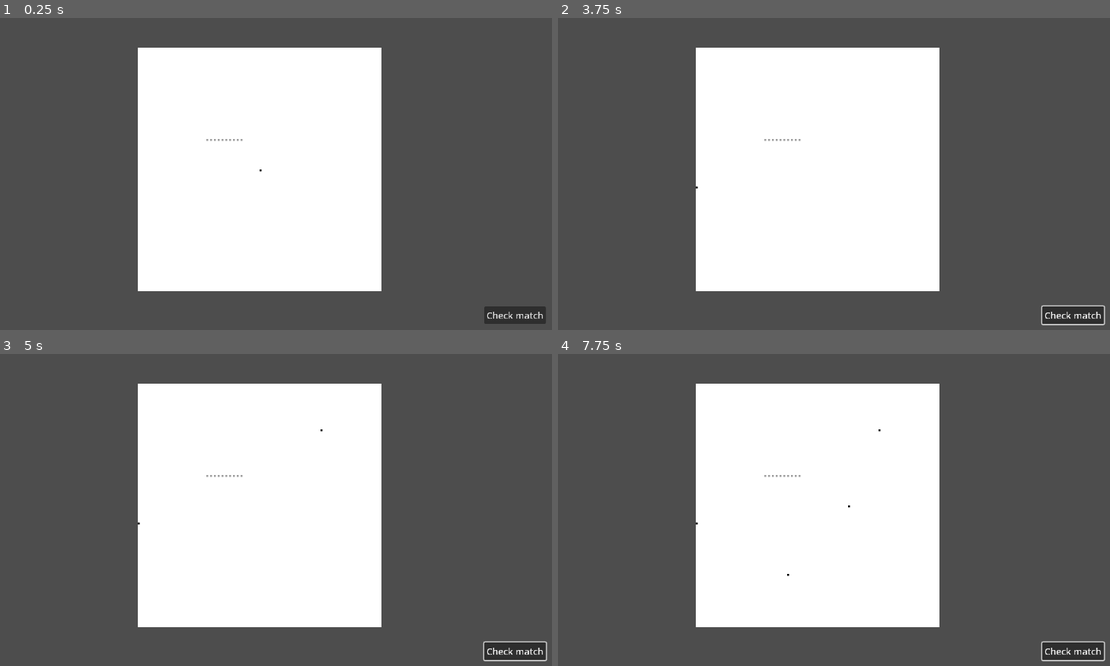
Above: before the commit, frames 1-4 (two rows, left to right).
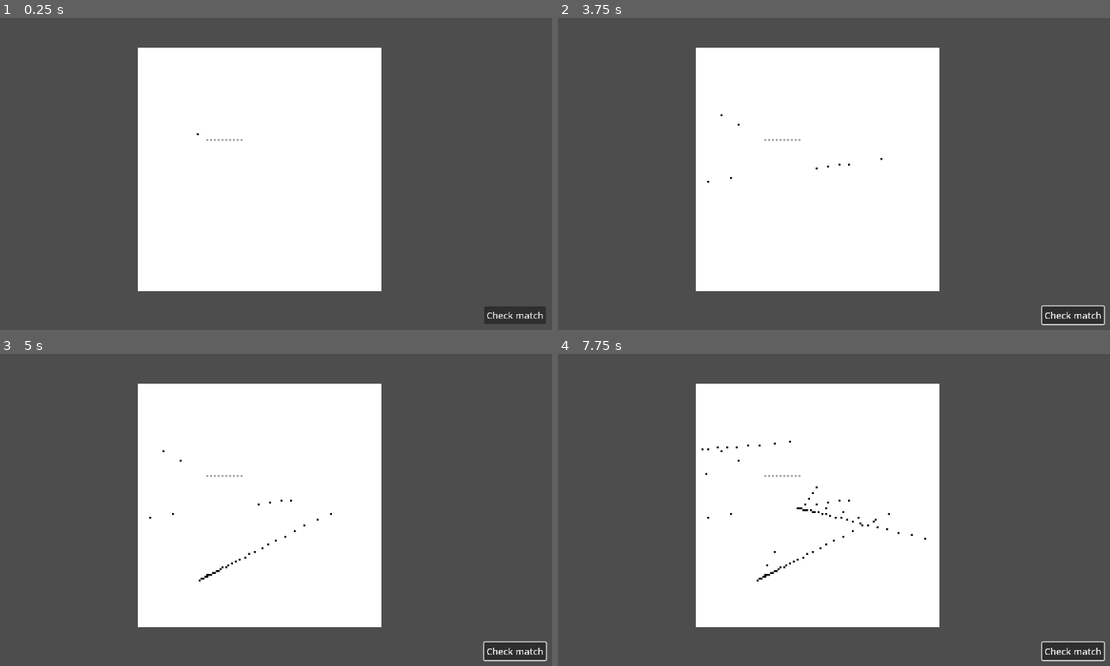
Above: after the commit, the same moments.

Repository: void22790/drunkink_ld58
Game: Godot game, scene res://scenes/root/main.tscn
Same seed, same stepped clock (60 frames per second), same inputs: the game is played once before the commit and once after it.
Inputs (mouse positions are in pixels of both pictures, inside the frame that each line leads up to):
- Up to frame 1 (0.25 s): no input
- Up to frame 2 (3.75 s): click "Check match" at 0.5 s; click "Check match" at 1.25 s; click "Check match" at 2 s; tap Enter at 2.75 s; move the mouse to (949, 152) at 2.77 s; press the mouse at (949, 152) at 2.78 s; tap Space at 3.5 s; move the mouse to (696, 186) at 3.52 s; release the mouse at (696, 186) at 3.53 s; click (696, 186) at 3.6 s
- Up to frame 3 (5 s): tap Enter at 4.25 s; move the mouse to (320, 428) at 4.27 s; press the mouse at (320, 428) at 4.28 s
- Up to frame 4 (7.75 s): tap Space at 5, 6.5 s; move the mouse to (789, 572) at 5.02 s; release the mouse at (789, 572) at 5.03 s; click (789, 572) at 5.1 s; tap Enter at 5.75 s; move the mouse to (999, 556) at 5.77 s; press the mouse at (999, 556) at 5.78 s; move the mouse to (635, 453) at 6.52 s; release the mouse at (635, 453) at 6.53 s; click (635, 453) at 6.6 s; move the mouse to (850, 506) at 7.27 s; press the mouse at (850, 506) at 7.28 s

The runs differ from the first frame. In frame 1, less than 0.1% of the frame differs, in the area x 35-48%, y 36-50%; in frame 2, less than 0.1%; in frame 3, 0.1%; in frame 4, 0.3%, in the area x 24-67%, y 24-73%.

Commit message:
First iteration of drunk cursor mode

Diff:
--- a/project.godot
+++ b/project.godot
@@ -30,6 +30,11 @@
 "events": [Object(InputEventMouseButton,"resource_local_to_scene":false,"resource_name":"","device":-1,"window_id":0,"a …(258 unchanged characters)…
 ]
 }
+unselect={
+"deadzone": 0.2,
+"events": [Object(InputEventMouseButton,"resource_local_to_scene":false,"resource_name":"","device":-1,"window_id":0,"alt_pressed":false,"shift_pressed":false,"ctrl_pressed":false,"meta_pressed":false,"button_mask":2,"position":Vector2(256, 26),"global_position":Vector2(265, 74),"factor":1.0,"button_index":2,"canceled":false,"pressed":true,"double_click":false,"script":null)
+]
+}
 
 [rendering]
 
--- a/scripts/root/drawing_canvas.gd
+++ b/scripts/root/drawing_canvas.gd
@@ -12,6 +12,11 @@
 var stencil_data: Array[Color]
 var stencil_ink
 
+var cursor_raw_pos: Vector2
+var cursor_pos: Vector2i
+var base_pos: Vector2 = Vector2(160.0, 90.0)
+var cursor_reversed = true
+
 var last_cursor_position : Vector2i
 
 func _ready() -> void:
@@ -24,15 +29,15 @@
 
 func _process(_delta: float) -> void:
 	var mouse_position = get_viewport().get_mouse_position()
-	var cursor_position = drawing_layer.local_to_map(mouse_position)
 	#print("mouse position: ", mouse_position)
 	#print("cursor position: ", cursor_position)
 
-	_draw_cursor(cursor_position)
+	cursor_pos = _update_cursor(mouse_position)
+	_draw_cursor(cursor_pos)
 
 	if Input.is_action_pressed("select"):
-		if canvas_rect.has_point(cursor_position):
-			drawing_layer.set_cell(mouse_position, 0, Vector2i(1,0))
+		if canvas_rect.has_point(cursor_pos):
+			drawing_layer.set_cell(cursor_pos, 0, Vector2i(1,0))
 
 func _get_stencil_data() -> void:
 	var texture: Texture2D = load(tt_path)
@@ -58,6 +63,14 @@
 				stencil_layer.set_cell(Vector2i(x,y), 0, Vector2i(0,0))
 			count += 1
 
+func _update_cursor(pos: Vector2) -> Vector2i:
+	var offset = pos - base_pos
+	if cursor_reversed:
+		offset *= -1
+	cursor_raw_pos = lerp(cursor_raw_pos, base_pos + offset, 0.1)
+	var cursor_position = drawing_layer.local_to_map(cursor_raw_pos)
+	return cursor_position
+
 func _draw_cursor(pos: Vector2i) -> void:
 	cursor_layer.set_cell(pos, 0, Vector2i(1,0))
 	if last_cursor_position != pos:
